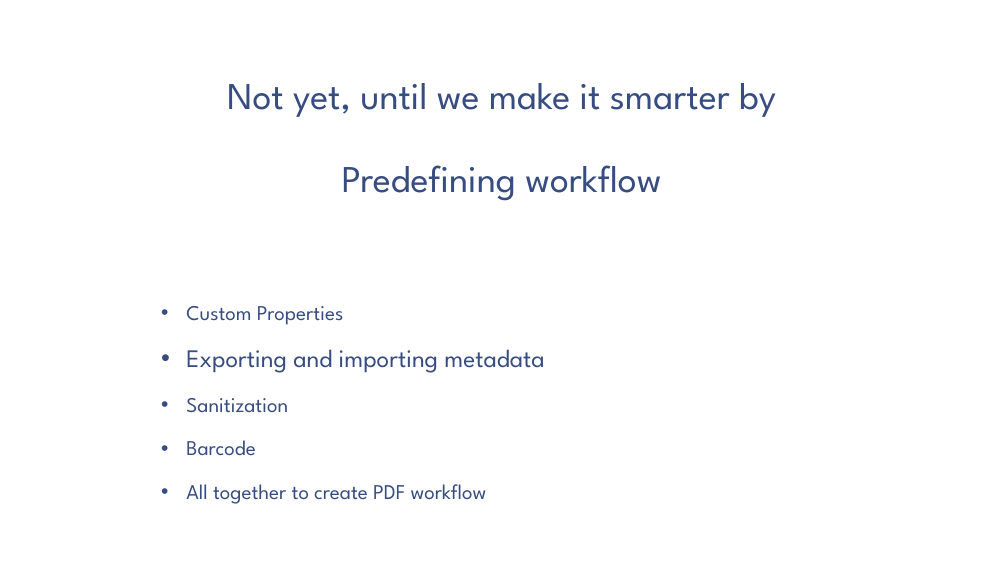
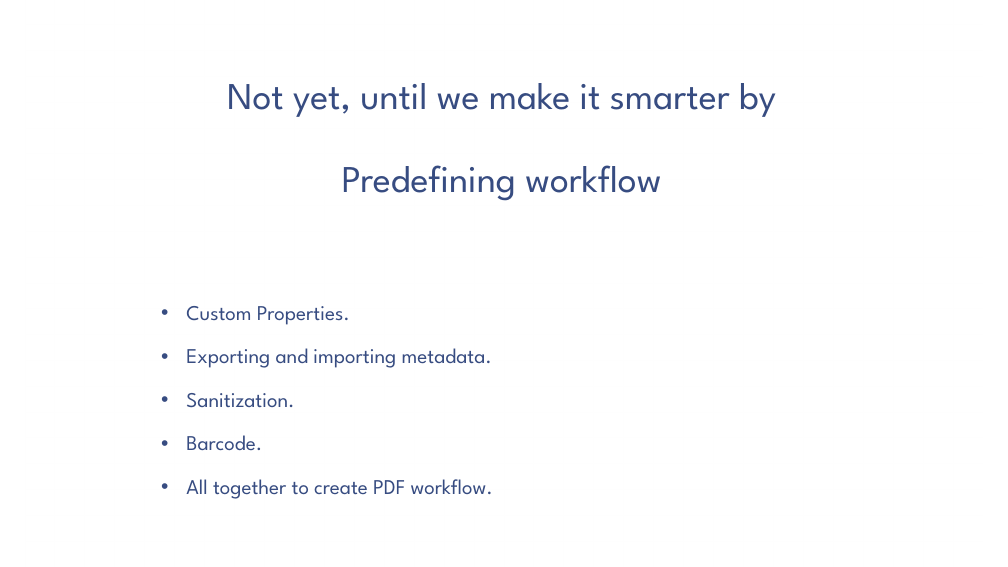
Before and after one commit to cfclick/CFSummit2016, a slide deck: slide 7 of powerpoint/SmartPDF/Don't Just PDF.pptx. Drawn at 1008x567 pixels with LibreOffice and Linux fonts; fonts in the diff are those of the drawing; background and template pictures are left out. Boxes give left, top, right and bottom in pixels: in the first picture for what was removed or moved away, otherwise in the second. Text is boxed around its words. In the diff, an @@ line names an element or a change of style, - is before the commit and + after.

```diff
--- a/powerpoint/SmartPDF/Don't Just PDF.pptx
+++ b/powerpoint/SmartPDF/Don't Just PDF.pptx
@@ text at box(186, 306, 493, 499): text changed @@
-• Custom Properties
-• Exporting and importing metadata
-• Sanitization
-• Barcode
-• All together to create PDF workflow
+• Custom Properties.
+• Exporting and importing metadata.
+• Sanitization.
+• Barcode.
+• All together to create PDF workflow.
```
Also in this commit, not shown: 6 other slides changed, 8 slides removed, 5 other files.
